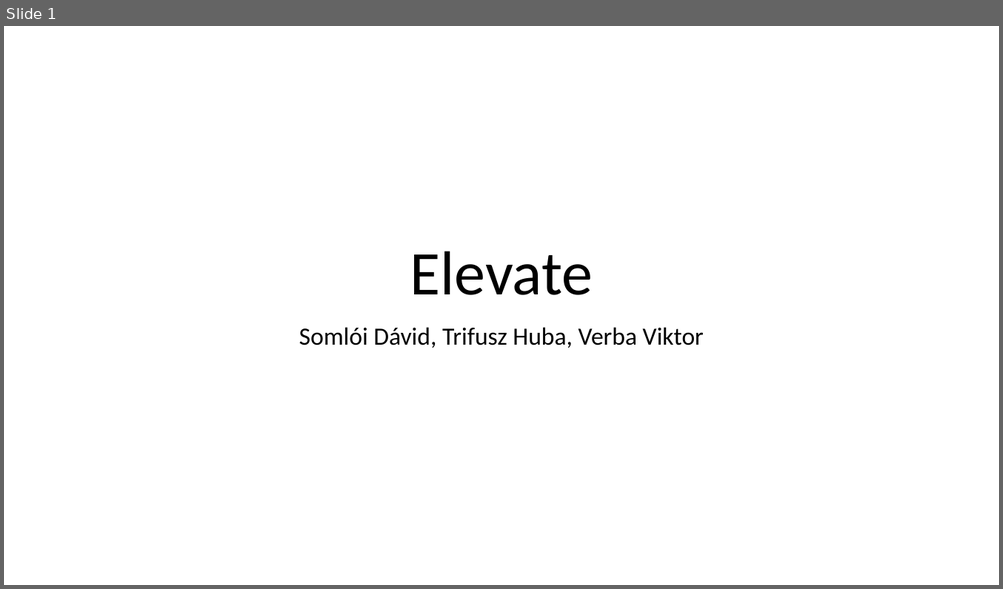
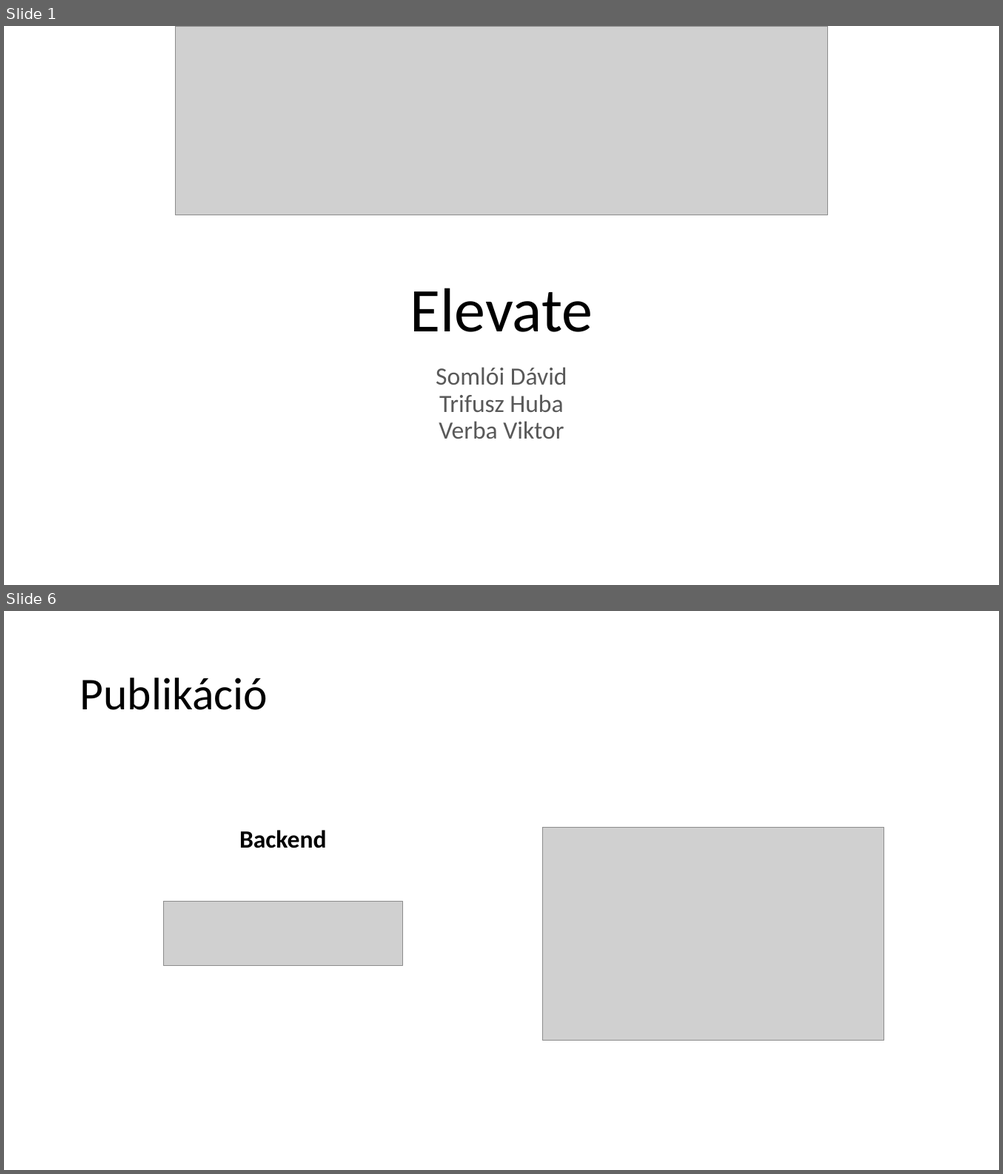
Before and after one commit to hubatrifusz/elevate, a slide deck: zarodolgozat.pptx. Shown one above the other, each under a label of ours: slide 1 before the commit, slides 1 and 6 after it; the slides between them are not shown. The pictures are 1003x589 and 1003x1174 pixels, drawn with LibreOffice and Linux fonts; fonts in the diff are those of the drawing; grey boxes stand for pictures; background and template pictures are left out. Boxes give left, top, right and bottom in pixels: in the first picture for what was removed or moved away, otherwise in the second. Text is boxed around its words. In the diff, an @@ line names an element or a change of style, - is before the commit and + after.

```diff
--- a/zarodolgozat.pptx
+++ b/zarodolgozat.pptx
@@ slide 6 added at (4, 611, 999, 1170), background #FFFFFF @@
@@ title added at (80, 678, 268, 710), 44 pt, text #000000 @@
+Publikáció
@@ text added at (239, 830, 327, 849), 24 pt, text #000000, bold @@
+Backend
@@ picture added at (542, 827, 884, 1041) @@
@@ text added at (666, 826, 760, 828), 24 pt, text #000000, bold @@
+Frontend
@@ picture added at (164, 902, 402, 967) @@
@@ slide 1 changed as well @@
@@ picture added at (176, 26, 828, 215) @@
@@ title "Elevate": place and size @@
-title "Elevate" at (410, 251, 593, 295)
+title "Elevate" at (410, 288, 593, 332)
@@ subtitle at (435, 367, 567, 439): text changed; text colour #000000 to #595959 @@
-Somlói Dávid, Trifusz Huba, Verba Viktor
+Somlói Dávid
+Trifusz Huba
+Verba Viktor
```
Also in this commit, not shown: 8 other slides added.
